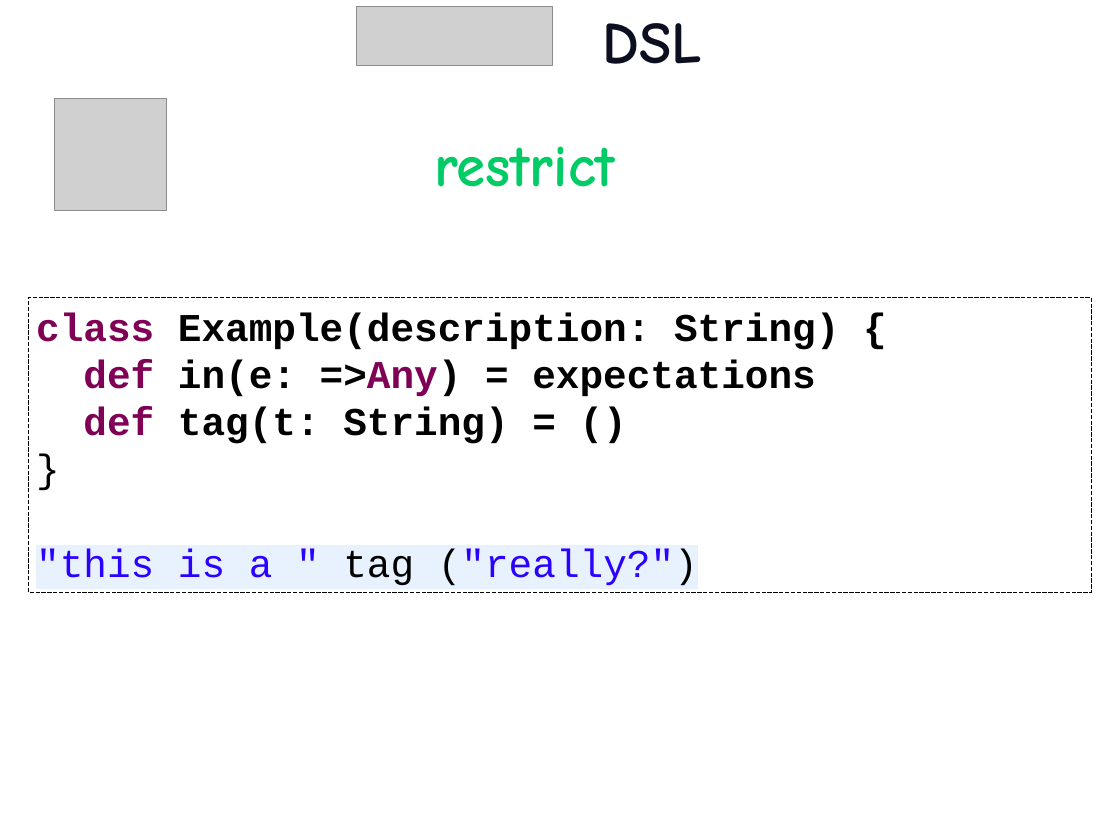
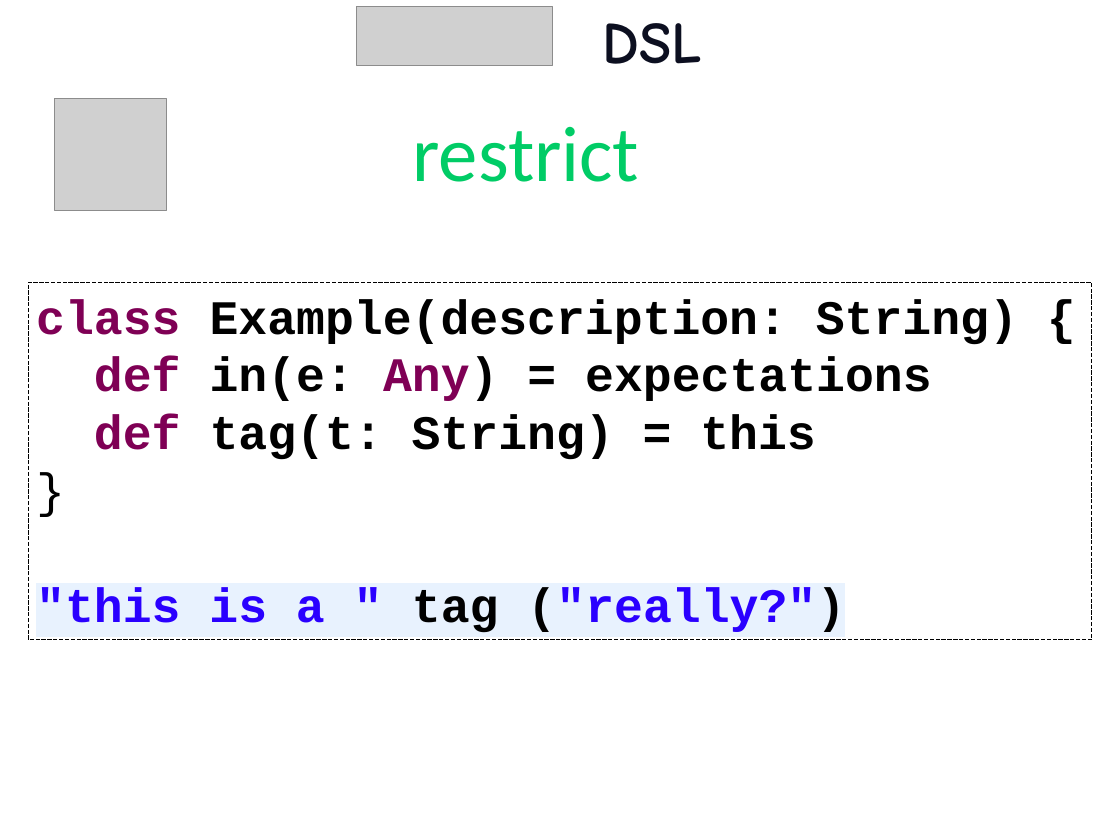
Before and after one commit to etorreborre/oscon-2010, a slide deck: slide 27 of src/main/resources/oscon_2010_specs.pptx (slide 26 before the commit). Drawn at 1120x840 pixels with LibreOffice and Linux fonts; fonts in the diff are those of the drawing; grey boxes stand for pictures; background and template pictures are left out. Boxes give left, top, right and bottom in pixels: in the first picture for what was removed or moved away, otherwise in the second. Text is boxed around its words. In the diff, an @@ line names an element or a change of style, - is before the commit and + after.

```diff
--- a/src/main/resources/oscon_2010_specs.pptx
+++ b/src/main/resources/oscon_2010_specs.pptx
@@ text "restrict": place and size @@
-text "restrict" at (434, 146, 615, 187)
+text "restrict" at (413, 127, 640, 182)
@@ text "restrict" at (413, 127, 640, 182): size 54 to 72 pt, font Comic Neue to Calibri, bold off @@
@@ rectangle "class Example(description: String) {": place and size @@
-rectangle "class Example(description: String) {" at (28, 298, 1092, 592)
+rectangle "class Example(description: String) {" at (28, 282, 1092, 640)
@@ text in rectangle at (36, 299, 1018, 633): size 36 to 44 pt in "class Example(description: String) {", "}", ""this is a " tag ("really?")"; bold on in ""this is a " tag ("really?")" @@
@@ text in rectangle at (94, 357, 931, 460): text changed; size 36 to 44 pt @@
-def in(e: =>Any) = expectations
-def tag(t: String) = ()
+def in(e: Any) = expectations
+def tag(t: String) = this
```
Also in this commit, not shown: 37 other slides changed, 3 slides added, 1 slide removed.
